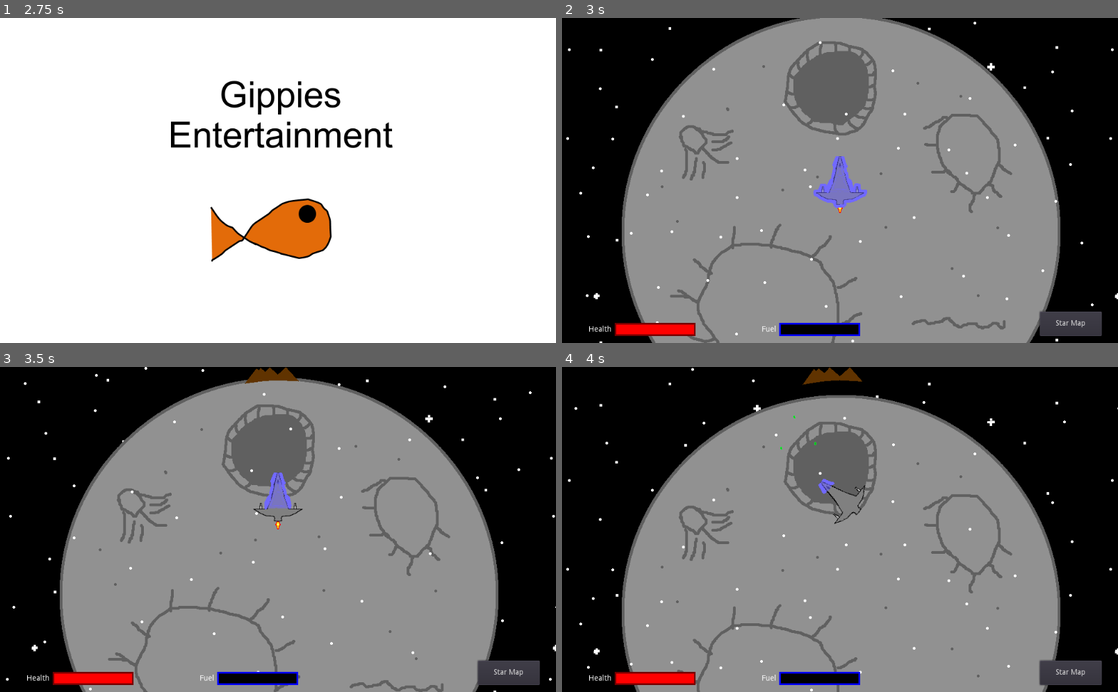
Above: before the commit, frames 1-4 (two rows, left to right).
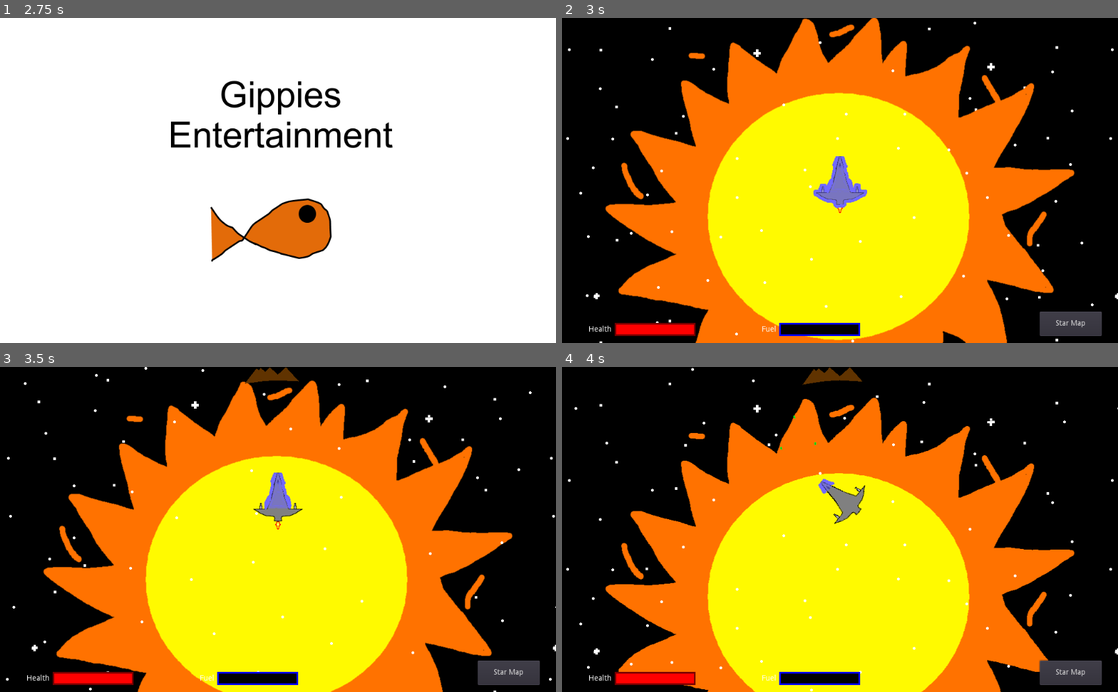
Above: after the commit, the same moments.

Repository: jlpatter/GodotSpaceShooter
Game: Godot game, scene res://src/Misc/GippiesSplash.tscn
The game is run twice, just before and just after one commit, with the same random seed, the same clock (stepped at 60 frames per second) and the same inputs.
Inputs:
- Up to frame 1 (2.75 s): tap Enter at 0.5, 2 s; hold D (move_right) 0.53-1.28 s; tap Space (shoot) at 0.6, 1.25, 1.35, 2.1 s; hold A (move_left) 1.28-2.03 s; hold D (move_right) from 2.03 s (still down)
- Up to frame 2 (3 s): tap Space (shoot) at 2.75, 2.85 s; release D (move_right) at 2.78 s; hold W (move_up) from 2.78 s (still down)
- Up to frame 3 (3.5 s): keep holding W (move_up)
- Up to frame 4 (4 s): release W (move_up) at 3.53 s; hold A (move_left) from 3.53 s (still down); tap Space (shoot) at 3.6 s

Frame 1 is identical in both runs. In frame 2, 66% of the frame differs, in the area x 7-93%, y 0-100%; in frame 3, 63%; in frame 4, 60%.

Commit message:
Added ice planet

Diff:
--- a/src/Levels/Level1.gd
+++ b/src/Levels/Level1.gd
@@ -4,11 +4,14 @@
 onready var asteroid_arrow_prefab = preload("res://src/Misc/AsteroidArrow.tscn")
 onready var enemy_prefab = preload("res://src/Actors/Enemy1.tscn")
 onready var moon_prefab = preload("res://Assets/LargeMoon.png")
+onready var ice_prefab = preload("res://Assets/LargeIce.png")
 
 func _ready():
-	var random_parallax = GlobalVariables.rng.randi() % 2
+	var random_parallax = GlobalVariables.rng.randi() % 3
 	if random_parallax == 1:
 		get_node("ParallaxBackground/ParallaxLayer2/LargeSun").texture = moon_prefab
+	elif random_parallax == 2:
+		get_node("ParallaxBackground/ParallaxLayer2/LargeSun").texture = ice_prefab
 
 	get_node("ParallaxBackground/ParallaxLayer2/LargeSun").position = Vector2(GlobalVariables.rng.randf() * 2000 - 1000, GlobalVariables.rng.randf() * 1000 - 500)
 
Binary file added: Assets/LargeIce.png
Not shown, added: Assets/LargeIce.png.import
Not shown, added: Assets/LargeIce.kra
